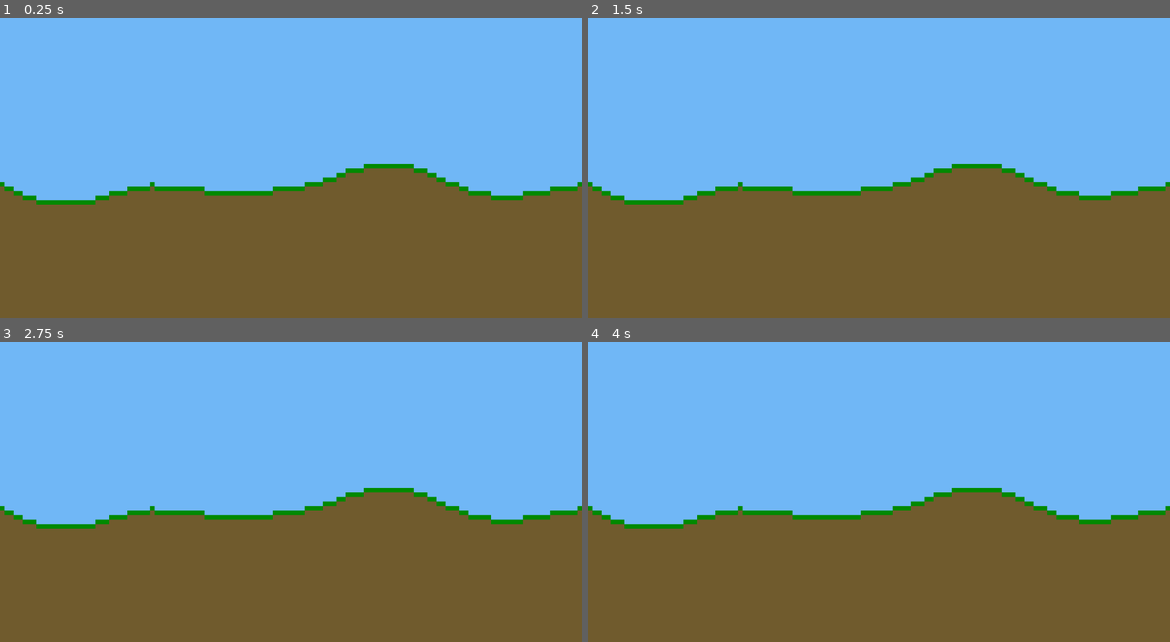
Above: before the commit, frames 1-4 (two rows, left to right).
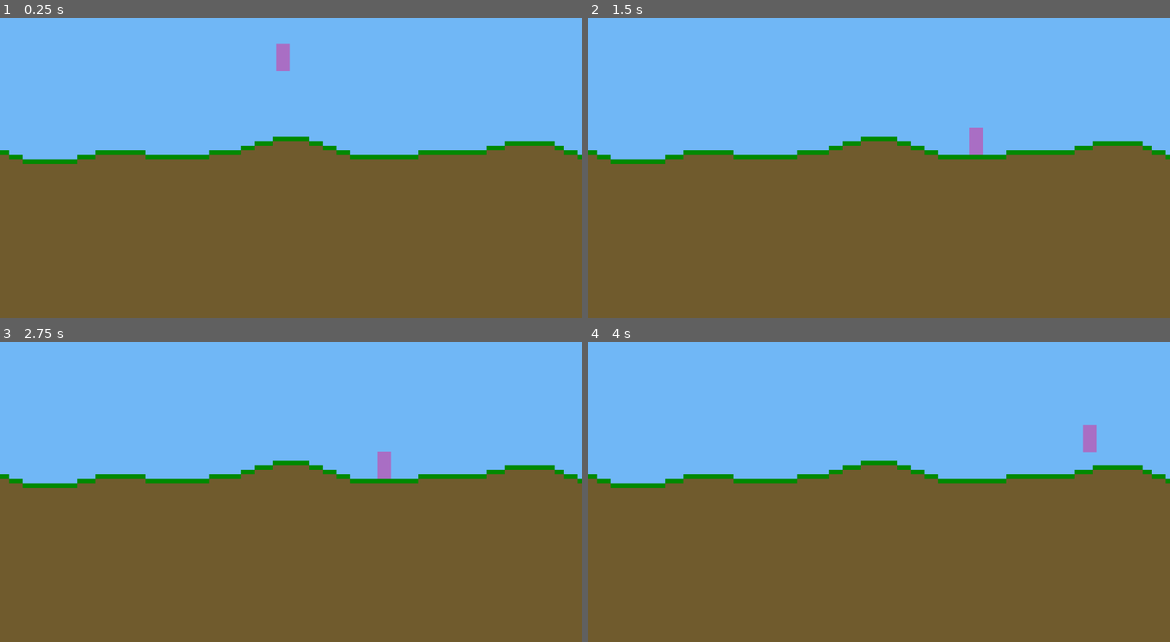
Above: after the commit, the same moments.

Repository: prophets-of-tron/into-the-woods
Game: Godot game, scene res://World.tscn
Same seed, same stepped clock (60 frames per second), same inputs: the game is played once before the commit and once after it.
Inputs:
- Up to frame 1 (0.25 s): no input
- Up to frame 2 (1.5 s): hold D from 0.53 s (still down); tap Space at 0.77 s
- Up to frame 3 (2.75 s): tap Space at 1.52 s; release D at 2.03 s; hold A from 2.03 s (still down)
- Up to frame 4 (4 s): release A at 2.78 s; hold D from 2.78 s (still down); tap Space at 3.02, 3.77 s

The runs differ from the first frame. In frame 1, 14% of the frame differs, in the area x 0-100%, y 8-63%; in frame 2, 14%; in frame 3, 14%; in frame 4, 14%, in the area x 0-100%, y 27-63%.

Commit message:
:sparkles: Implement chunking
**Add**:
- Chunks
**Change**:
- Use a tileset for tiles
- Folder structure (add chunk folder...)
**Fix**:
- Unflip player vertically, correcting walking physics

Diff:
--- a/into-the-woods/World.gd
+++ /dev/null
@@ -1,6 +0,0 @@
-extends Node2D
-
-func _ready():
-	# flip y-axis
-	scale.y = -1
-	position.y = get_viewport().size.y
--- a/into-the-woods/World.tscn
+++ b/into-the-woods/World.tscn
@@ -1,15 +1,14 @@
-[gd_scene load_steps=4 format=2]
+[gd_scene load_steps=3 format=2]
 
-[ext_resource path="res://World.gd" type="Script" id=1]
-[ext_resource path="res://terrain/Terrain.tscn" type="PackedScene" id=2]
-[ext_resource path="res://player/Player.tscn" type="PackedScene" id=3]
+[ext_resource path="res://chunk/Chunk.tscn" type="PackedScene" id=1]
+[ext_resource path="res://player/Player.tscn" type="PackedScene" id=2]
 
 [node name="World" type="Node2D"]
-script = ExtResource( 1 )
 
-[node name="Terrain" parent="." instance=ExtResource( 2 )]
+[node name="Chunk" parent="." instance=ExtResource( 1 )]
+position = Vector2( -3.05176e-05, 0 )
 
-[node name="Player" parent="." instance=ExtResource( 3 )]
-position = Vector2( 493.791, 233.858 )
+[node name="Player" parent="." instance=ExtResource( 2 )]
+position = Vector2( 497.912, 99.9319 )
 gravity = 20
 jump_height = -300
--- /dev/null
+++ b/into-the-woods/chunk/Chunk.gd
@@ -0,0 +1,14 @@
+extends TileMap
+
+var chunk_x = 0	# 0 is the default value for isolated testing
+
+func gen():
+	$Terrain.chunk = self
+	$Terrain.gen()
+
+func _ready():
+	# flip y-axis
+	scale.y = -1
+	position.y = get_viewport().size.y
+
+	gen()
--- /dev/null
+++ b/into-the-woods/chunk/Chunk.tscn
@@ -0,0 +1,56 @@
+[gd_scene load_steps=8 format=2]
+
+[ext_resource path="res://chunk/terrain/tile/dirt/Dirt.png" type="Texture" id=1]
+[ext_resource path="res://chunk/terrain/tile/grass/Grass.png" type="Texture" id=2]
+[ext_resource path="res://chunk/Chunk.gd" type="Script" id=3]
+[ext_resource path="res://chunk/terrain/ChunkTerrain.tscn" type="PackedScene" id=4]
+[ext_resource path="res://chunk/terrain/ChunkTerrain.gd" type="Script" id=5]
+
+[sub_resource type="RectangleShape2D" id=1]
+extents = Vector2( 4, 4 )
+
+[sub_resource type="TileSet" id=2]
+0/name = "Dirt"
+0/texture = ExtResource( 1 )
+0/tex_offset = Vector2( 0, 0 )
+0/modulate = Color( 1, 1, 1, 1 )
+0/region = Rect2( 0, 0, 8, 8 )
+0/tile_mode = 0
+0/occluder_offset = Vector2( 0.5, 0.5 )
+0/navigation_offset = Vector2( 0.5, 0.5 )
+0/shapes = [ {
+"autotile_coord": Vector2( 0, 0 ),
+"one_way": false,
+"one_way_margin": 1.0,
+"shape": SubResource( 1 ),
+"shape_transform": Transform2D( 1, 0, 0, 1, 4, 4 )
+} ]
+0/z_index = 0
+1/name = "Grass"
+1/texture = ExtResource( 2 )
+1/tex_offset = Vector2( 0, 0 )
+1/modulate = Color( 1, 1, 1, 1 )
+1/region = Rect2( 0, 0, 8, 8 )
+1/tile_mode = 0
+1/occluder_offset = Vector2( 0.5, 0.5 )
+1/navigation_offset = Vector2( 0.5, 0.5 )
+1/shapes = [ {
+"autotile_coord": Vector2( 0, 0 ),
+"one_way": false,
+"one_way_margin": 1.0,
+"shape": SubResource( 1 ),
+"shape_transform": Transform2D( 1, 0, 0, 1, 4, 4 )
+} ]
+1/z_index = 0
+
+[node name="Chunk" type="TileMap"]
+tile_set = SubResource( 2 )
+cell_size = Vector2( 8, 8 )
+format = 1
+script = ExtResource( 3 )
+
+[node name="Terrain" type="Node" parent="." instance=ExtResource( 4 )]
+script = ExtResource( 5 )
+height_harshness = 0.04
+min_height = 25
+max_height = 50
--- /dev/null
+++ b/into-the-woods/chunk/TileSet.tscn
@@ -0,0 +1,13 @@
+[gd_scene load_steps=3 format=2]
+
+[ext_resource path="res://chunk/terrain/tile/dirt/Dirt.tscn" type="PackedScene" id=1]
+[ext_resource path="res://chunk/terrain/tile/grass/Grass.tscn" type="PackedScene" id=2]
+
+[node name="TileSet" type="Node"]
+
+[node name="Dirt" parent="." instance=ExtResource( 1 )]
+scale = Vector2( 8, 8 )
+
+[node name="Grass" parent="." instance=ExtResource( 2 )]
+position = Vector2( 8, 0 )
+scale = Vector2( 8, 8 )
--- /dev/null
+++ b/into-the-woods/chunk/terrain/ChunkTerrain.gd
@@ -0,0 +1,76 @@
+extends Node
+
+signal stack_generated(chunk_x, x)
+signal tile_generated(chunk_x, x, y)	# we probably won't need to use this
+
+export(float) var height_harshness
+export(int) var min_height
+export(int) var max_height
+
+# stack generation progress
+var right = 0
+var heightmap = {}	# for convenience
+
+const DIRT = 0
+const GRASS = 1
+
+var chunk	# set externally
+var constants
+var state
+
+func gen_stack(x):
+	var nz = state.noise.perlin_noise2d(height_harshness * x, state.seed_hash)
+	var height = floor(min_height + (max_height - min_height) * (nz + 1) / 2)
+	heightmap[x] = height
+	for y in range(height):
+		# replace dirt that's exposed to air to grass after next stack's generation
+		var type = DIRT
+		chunk.set_cell(x, y, type)
+		# after _ready (add_child)
+		emit_signal("tile_generated", chunk.chunk_x, x, y)
+
+	# listen in order to turn	dirt -> grass
+	emit_signal("stack_generated", chunk.chunk_x, x)
+	right = max(right, x)
+
+func update_dirt_grass_stack(x):
+	# Calculate if the tile is exposed to air or not.
+	# If exposed to air, replace with a grass tile.
+	for y in range(heightmap[x]):
+		if is_tile_exposed(x, y) and chunk.get_cell(x, y) == DIRT:
+			chunk.set_cell(x, y, GRASS)
+
+func gen():
+	for x in range(0, constants.chunk_width + 1):
+		gen_stack(x)
+
+	# Update all stack except the last one.
+	for x in range(0, constants.chunk_width):
+		# We know that all stacks around it are generated.
+		update_dirt_grass_stack(x)
+
+func _ready():
+	constants = get_node("/root/Constants")
+	state = get_node("/root/State")
+
+"""HELPER"""
+
+# Tests if tile is exposed to air
+func is_tile_exposed(x, y):
+	var pos = Vector2(x, y)
+	# check left, right, top and bottom of tile for air
+	var positions = [pos + Vector2.LEFT,
+		pos + Vector2.RIGHT,
+		pos + Vector2.UP,
+		pos + Vector2.DOWN]
+
+	for position in positions:
+		# Don't check if < height, because that's the
+		# 	primary condition we're testing.
+		if position.x >= 0 and position.x <= right and position.y >= 0:
+			# Vector stores floats, so convert to int for dictionary keys.
+			# INVALID_CELL means no tile exists there
+			#	(which means air, given the above conditions).
+			if chunk.get_cell(int(position.x), int(position.y)) == chunk.INVALID_CELL:
+				return true
+	return false
--- /dev/null
+++ b/into-the-woods/chunk/terrain/ChunkTerrain.tscn
@@ -0,0 +1,13 @@
+[gd_scene load_steps=3 format=2]
+
+[ext_resource path="res://chunk/tile_set.tres" type="TileSet" id=1]
+[ext_resource path="res://chunk/terrain/ChunkTerrain.gd" type="Script" id=2]
+
+[node name="ChunkTerrain" type="TileMap"]
+tile_set = ExtResource( 1 )
+cell_size = Vector2( 8, 8 )
+format = 1
+script = ExtResource( 2 )
+height_harshness = 0.04
+min_height = 25
+max_height = 50
--- /dev/null
+++ b/into-the-woods/chunk/terrain/tile/base/Tile.tscn
@@ -0,0 +1,14 @@
+[gd_scene load_steps=3 format=2]
+
+[ext_resource path="res://chunk/terrain/tile/base/Tile.gd" type="Script" id=1]
+
+[sub_resource type="RectangleShape2D" id=1]
+extents = Vector2( 0.5, 0.5 )
+
+[node name="Tile" type="Sprite"]
+script = ExtResource( 1 )
+
+[node name="StaticBody2D" type="StaticBody2D" parent="."]
+
+[node name="CollisionShape2D" type="CollisionShape2D" parent="StaticBody2D"]
+shape = SubResource( 1 )
--- /dev/null
+++ b/into-the-woods/chunk/terrain/tile/dirt/Dirt.tscn
@@ -0,0 +1,7 @@
+[gd_scene load_steps=3 format=2]
+
+[ext_resource path="res://chunk/terrain/tile/base/Tile.tscn" type="PackedScene" id=1]
+[ext_resource path="res://chunk/terrain/tile/dirt/Dirt.png" type="Texture" id=2]
+
+[node name="Dirt" instance=ExtResource( 1 )]
+texture = ExtResource( 2 )
--- /dev/null
+++ b/into-the-woods/chunk/terrain/tile/grass/Grass.tscn
@@ -0,0 +1,7 @@
+[gd_scene load_steps=3 format=2]
+
+[ext_resource path="res://chunk/terrain/tile/base/Tile.tscn" type="PackedScene" id=1]
+[ext_resource path="res://chunk/terrain/tile/grass/Grass.png" type="Texture" id=2]
+
+[node name="Grass" instance=ExtResource( 1 )]
+texture = ExtResource( 2 )
--- /dev/null
+++ b/into-the-woods/chunk/tile_set.tres
@@ -0,0 +1,41 @@
+[gd_resource type="TileSet" load_steps=4 format=2]
+
+[ext_resource path="res://chunk/terrain/tile/dirt/Dirt.png" type="Texture" id=1]
+[ext_resource path="res://chunk/terrain/tile/grass/Grass.png" type="Texture" id=2]
+
+[sub_resource type="RectangleShape2D" id=1]
+extents = Vector2( 4, 4 )
+
+[resource]
+0/name = "Dirt"
+0/texture = ExtResource( 1 )
+0/tex_offset = Vector2( 0, 0 )
+0/modulate = Color( 1, 1, 1, 1 )
+0/region = Rect2( 0, 0, 8, 8 )
+0/tile_mode = 0
+0/occluder_offset = Vector2( 0.5, 0.5 )
+0/navigation_offset = Vector2( 0.5, 0.5 )
+0/shapes = [ {
+"autotile_coord": Vector2( 0, 0 ),
+"one_way": false,
+"one_way_margin": 1.0,
+"shape": SubResource( 1 ),
+"shape_transform": Transform2D( 1, 0, 0, 1, 4, 4 )
+} ]
+0/z_index = 0
+1/name = "Grass"
+1/texture = ExtResource( 2 )
+1/tex_offset = Vector2( 0, 0 )
+1/modulate = Color( 1, 1, 1, 1 )
+1/region = Rect2( 0, 0, 8, 8 )
+1/tile_mode = 0
+1/occluder_offset = Vector2( 0.5, 0.5 )
+1/navigation_offset = Vector2( 0.5, 0.5 )
+1/shapes = [ {
+"autotile_coord": Vector2( 0, 0 ),
+"one_way": false,
+"one_way_margin": 1.0,
+"shape": SubResource( 1 ),
+"shape_transform": Transform2D( 1, 0, 0, 1, 4, 4 )
+} ]
+1/z_index = 0
--- a/into-the-woods/constants/Constants.gd
+++ b/into-the-woods/constants/Constants.gd
@@ -1,3 +1,3 @@
 extends Node
 
-export(int) var tile_size
+export(int) var chunk_width
--- a/into-the-woods/constants/Constants.tscn
+++ b/into-the-woods/constants/Constants.tscn
@@ -4,4 +4,4 @@
 
 [node name="Constants" type="Node"]
 script = ExtResource( 1 )
-tile_size = 8
+chunk_width = 256
--- a/into-the-woods/player/Player.tscn
+++ b/into-the-woods/player/Player.tscn
@@ -8,7 +8,7 @@
 height = 0.0
 
 [sub_resource type="RayShape2D" id=2]
-length = 13.3333
+length = 16.0
 
 [node name="Player" type="KinematicBody2D"]
 scale = Vector2( 1.5, 1.5 )
--- a/into-the-woods/terrain/Terrain.gd
+++ /dev/null
@@ -1,59 +0,0 @@
-extends Node2D
-
-signal stack_generated(stack)
-signal tile_generated(tile)	# we probably won't need to use this
-
-var Stack = preload("stack/Stack.tscn")
-
-var left = 0
-var right = 150
-var stacks = {}
-
-func on_Stack_tile_generated(tile):
-	emit_signal("tile_generated", tile)
-
-func gen():
-	for x in range(left, right):
-		var stack = Stack.instance()
-		stack.connect("tile_generated", self, "on_Stack_tile_generated")
-		add_child(stack)
-		# after _ready
-		stack.x = x
-		stack.gen()
-		stacks[x] = stack
-		emit_signal("stack_generated", stack)
-
-func _ready():
-	gen()
-
-func get_stack_(x):
-	# if y < 0, error should be called, and I hope
-	# querying a key that does not exist will raise an error
-	# so don't do anything
-
-	return stacks[x]
-
-func get_tile(x, y):
-	var stack = get_stack_(x)
-	if stack != null:
-		return stack.get_tile(y)
-	return null
-
-"""HELPER"""
-
-# Tests if tile is exposed to air
-func is_tile_exposed(x, y):
-	var pos = Vector2(x, y)
-	# check left, right, top and bottom of tile for air
-	var positions = [pos + Vector2(-1, 0),
-		pos + Vector2(+1, 0),
-		pos + Vector2(0, -1),
-		pos + Vector2(0, +1)]
-
-	for position in positions:
-		# don't check if < height, because that's the primary condition we're testing
-		if position.x >= left and position.x <= right and position.y >= 0:
-			# vector stores floats, so convert to int for dictionary
-			if get_tile(int(position.x), int(position.y)) == null:
-				return true
-	return false
--- a/into-the-woods/terrain/Terrain.tscn
+++ /dev/null
@@ -1,6 +0,0 @@
-[gd_scene load_steps=2 format=2]
-
-[ext_resource path="res://terrain/Terrain.gd" type="Script" id=1]
-
-[node name="Terrain" type="Node2D"]
-script = ExtResource( 1 )
--- a/into-the-woods/terrain/stack/Stack.gd
+++ /dev/null
@@ -1,73 +0,0 @@
-extends Node2D
-
-signal tile_generated(tile)
-
-export(float) var heightHarshness
-export(int) var minHeight
-export(int) var maxHeight
-
-var Dirt = preload("tile/dirt/Dirt.tscn")
-var Grass = preload("tile/grass/Grass.tscn")
-
-var constants
-var state
-
-var terrain
-
-var x:int setget x_set, x_get	# TODO? replace with get_index()
-var height:int
-var tiles = {}
-
-func x_set(value):
-	x = value
-	transform.origin.x = constants.tile_size * value
-func x_get():
-	return x
-
-func gen():
-	var nz = state.noise.perlin_noise2d(heightHarshness * x, state.seed_hash)
-	height = floor(minHeight + (maxHeight - minHeight) * (nz + 1) / 2)
-	for y in range(height):
-		# replace dirt that's exposed to air to grass after next stack's generation
-		var type = Dirt
-		var tile = type.instance()
-		add_child(tile)
-		tiles[y] = tile
-		# after _ready (add_child)
-		tile.y = y
-		emit_signal("tile_generated", tile)
-
-	# listen in order to turn	dirt -> grass
-	terrain.connect("stack_generated", self, "on_Terrain_stack_generated")
-
-func _ready():
-	constants = get_node("/root/Constants")
-	state = get_node("/root/State")
-
-	terrain = get_parent()
-
-func on_Terrain_stack_generated(stack):
-	if stack.x == x + 1 or stack.x == x - 1:
-		# It is the stack to the left or right.
-		# We can conclude that all stacks around it are generated, right?
-		# Now we can calculate if the tile is exposed to air or not
-		# if exposed to air, replace with a grass tile
-		# 	(we can't do this in tile for ovious reasons).
-
-		for y in range(height):
-			var existing_tile = get_child(y)
-			if terrain.is_tile_exposed(x, y):
-				var new_tile = Grass.instance()
-				# replace `existing_tile` with `new_tile`
-				add_child_below_node(existing_tile, new_tile)
-				new_tile.y = y
-				remove_child(existing_tile)
-
-func get_tile(y):
-	# if y < 0, error should be called, and I hope
-	# querying a key that does not exist will raise an error
-	# so don't do anything
-	if y >= height:
-		return null		# air
-
-	return tiles[y]
--- a/into-the-woods/terrain/stack/Stack.tscn
+++ /dev/null
@@ -1,9 +0,0 @@
-[gd_scene load_steps=2 format=2]
-
-[ext_resource path="res://terrain/stack/Stack.gd" type="Script" id=1]
-
-[node name="Stack" type="Node2D"]
-script = ExtResource( 1 )
-heightHarshness = 0.03
-minHeight = 10
-maxHeight = 50
--- a/into-the-woods/terrain/stack/tile/base/Tile.tscn
+++ /dev/null
@@ -1,18 +0,0 @@
-[gd_scene load_steps=3 format=2]
-
-[ext_resource path="res://terrain/stack/tile/base/Tile.gd" type="Script" id=1]
-
-[sub_resource type="CircleShape2D" id=1]
-
-[node name="Tile" type="Node2D"]
-script = ExtResource( 1 )
-
-[node name="StaticBody2D" type="StaticBody2D" parent="."]
-position = Vector2( 0.5, 0.5 )
-
-[node name="CollisionShape2D" type="CollisionShape2D" parent="StaticBody2D"]
-scale = Vector2( 0.05, 0.05 )
-shape = SubResource( 1 )
-
-[node name="Sprite" type="Sprite" parent="."]
-position = Vector2( 0.5, 0.5 )
--- a/into-the-woods/terrain/stack/tile/dirt/Dirt.tscn
+++ /dev/null
@@ -1,9 +0,0 @@
-[gd_scene load_steps=3 format=2]
-
-[ext_resource path="res://terrain/stack/tile/base/Tile.tscn" type="PackedScene" id=1]
-[ext_resource path="res://terrain/stack/tile/dirt/Dirt.png" type="Texture" id=2]
-
-[node name="Tile" index="0" instance=ExtResource( 1 )]
-
-[node name="Sprite" parent="." index="1"]
-texture = ExtResource( 2 )
--- a/into-the-woods/terrain/stack/tile/grass/Grass.tscn
+++ /dev/null
@@ -1,9 +0,0 @@
-[gd_scene load_steps=3 format=2]
-
-[ext_resource path="res://terrain/stack/tile/base/Tile.tscn" type="PackedScene" id=1]
-[ext_resource path="res://terrain/stack/tile/grass/Grass.png" type="Texture" id=2]
-
-[node name="Tile" index="0" instance=ExtResource( 1 )]
-
-[node name="Sprite" parent="." index="1"]
-texture = ExtResource( 2 )
--- a/into-the-woods/terrain/stack/tile/stone/Stone.tscn
+++ /dev/null
@@ -1,11 +0,0 @@
-[gd_scene load_steps=3 format=2]
-
-[ext_resource path="res://terrain/stack/tile/base/Tile.tscn" type="PackedScene" id=1]
-[ext_resource path="res://terrain/stack/tile/stone/Stone.png" type="Texture" id=2]
-
-
-
-[node name="Tile" index="0" instance=ExtResource( 1 )]
-
-[node name="Sprite" parent="." index="1"]
-texture = ExtResource( 2 )
Renamed: into-the-woods/terrain/stack/tile/base/Tile.gd -> into-the-woods/chunk/terrain/tile/base/Tile.gd
Renamed: into-the-woods/terrain/stack/tile/dirt/Dirt.png -> into-the-woods/chunk/terrain/tile/dirt/Dirt.png
Not shown, changed: into-the-woods/chunk/terrain/tile/dirt/Dirt.png.import
Renamed: into-the-woods/terrain/stack/tile/grass/Grass.png -> into-the-woods/chunk/terrain/tile/grass/Grass.png
Not shown, changed: into-the-woods/chunk/terrain/tile/grass/Grass.png.import
Not shown, removed: into-the-woods/terrain/stack/tile/grass/Grass.png.import
Binary file removed: into-the-woods/terrain/stack/tile/stone/Stone.png
Not shown, removed: into-the-woods/terrain/stack/notes.md
